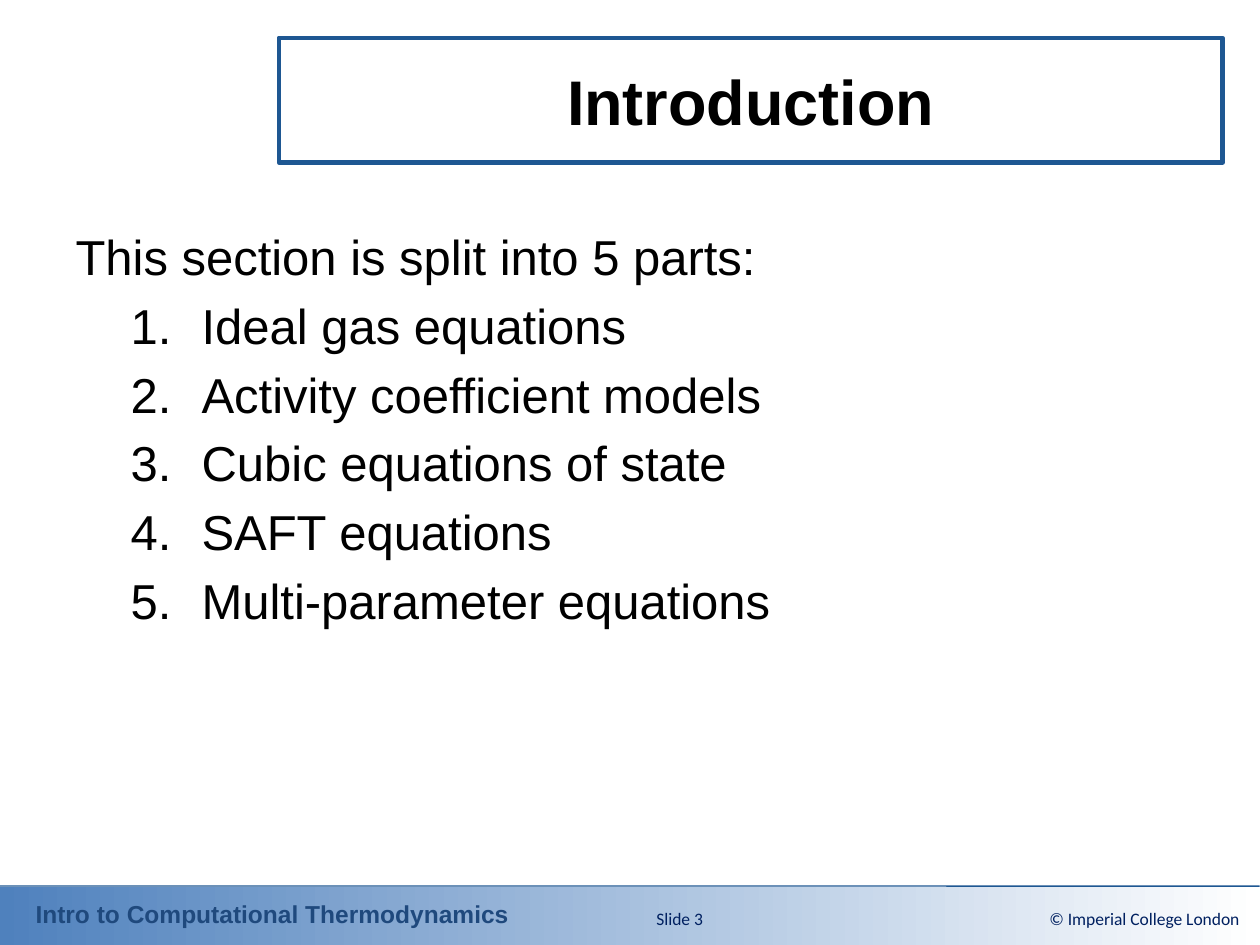
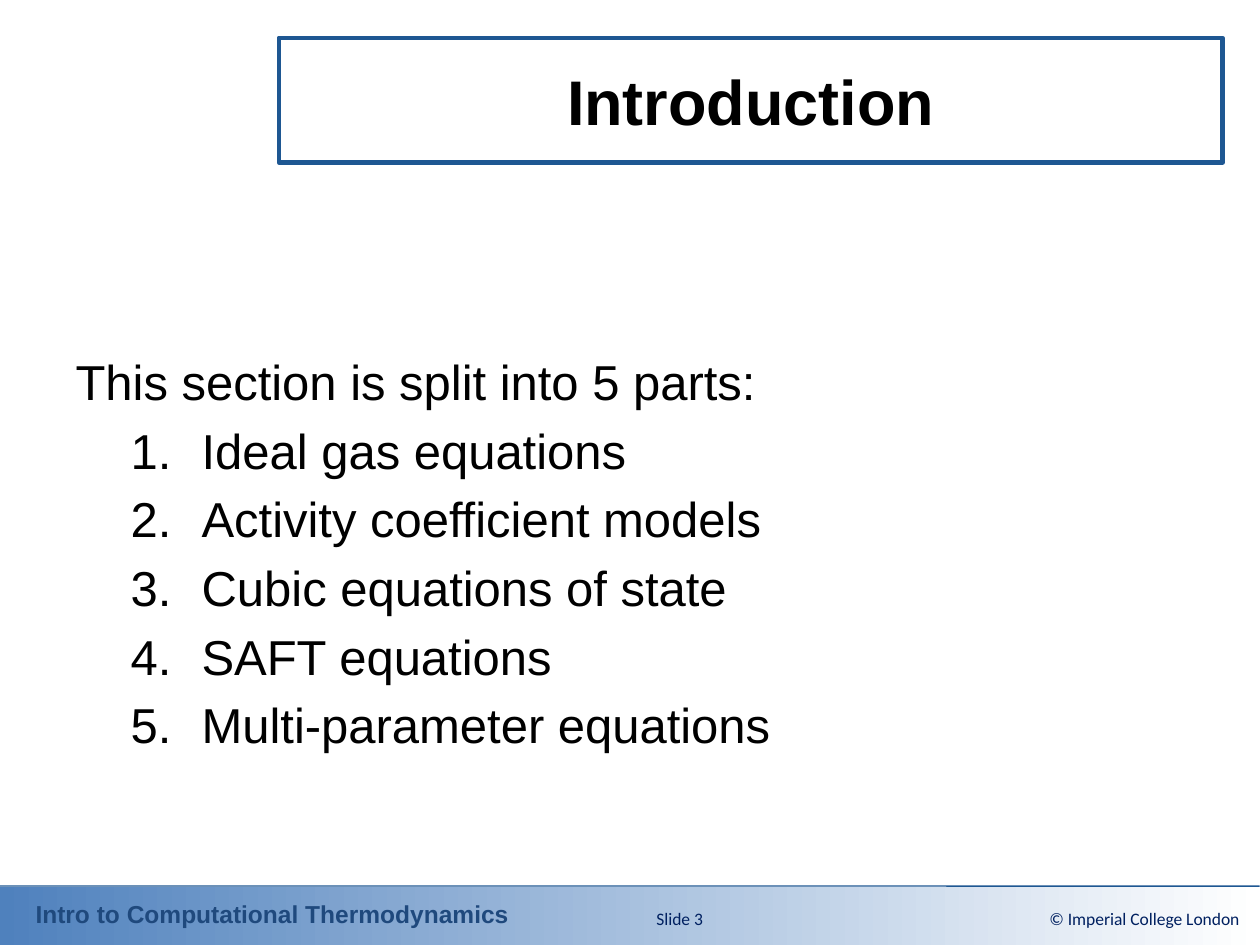
Before and after one commit to ClapeyronThermo/introduction-to-computational-thermodynamics, a slide deck: slide 3 of Part 2 - Equations of State/Powerpoint Slides/2-1 Ideal Gas.pptx. Drawn at 1260x945 pixels with LibreOffice and Linux fonts; fonts in the diff are those of the drawing; background and template pictures are left out. Boxes give left, top, right and bottom in pixels: in the first picture for what was removed or moved away, otherwise in the second. Text is boxed around its words. In the diff, an @@ line names an element or a change of style, - is before the commit and + after.

Commit message:
Update slides

```diff
--- a/Part 2 - Equations of State/Powerpoint Slides/2-1 Ideal Gas.pptx
+++ b/Part 2 - Equations of State/Powerpoint Slides/2-1 Ideal Gas.pptx
@@ text "This section is split into ..." at box(76, 364, 770, 753): vertical alignment top to middle @@
```
Also in this commit, not shown: 2 other files.
